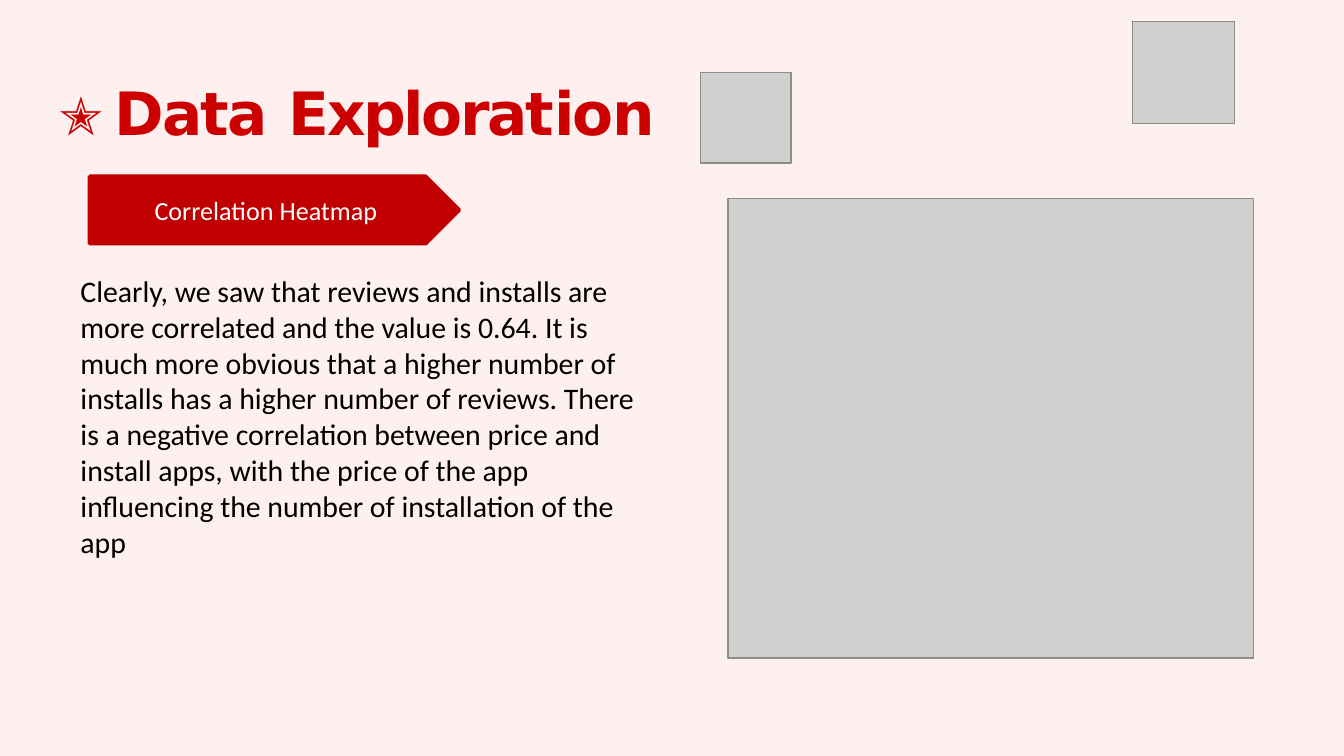
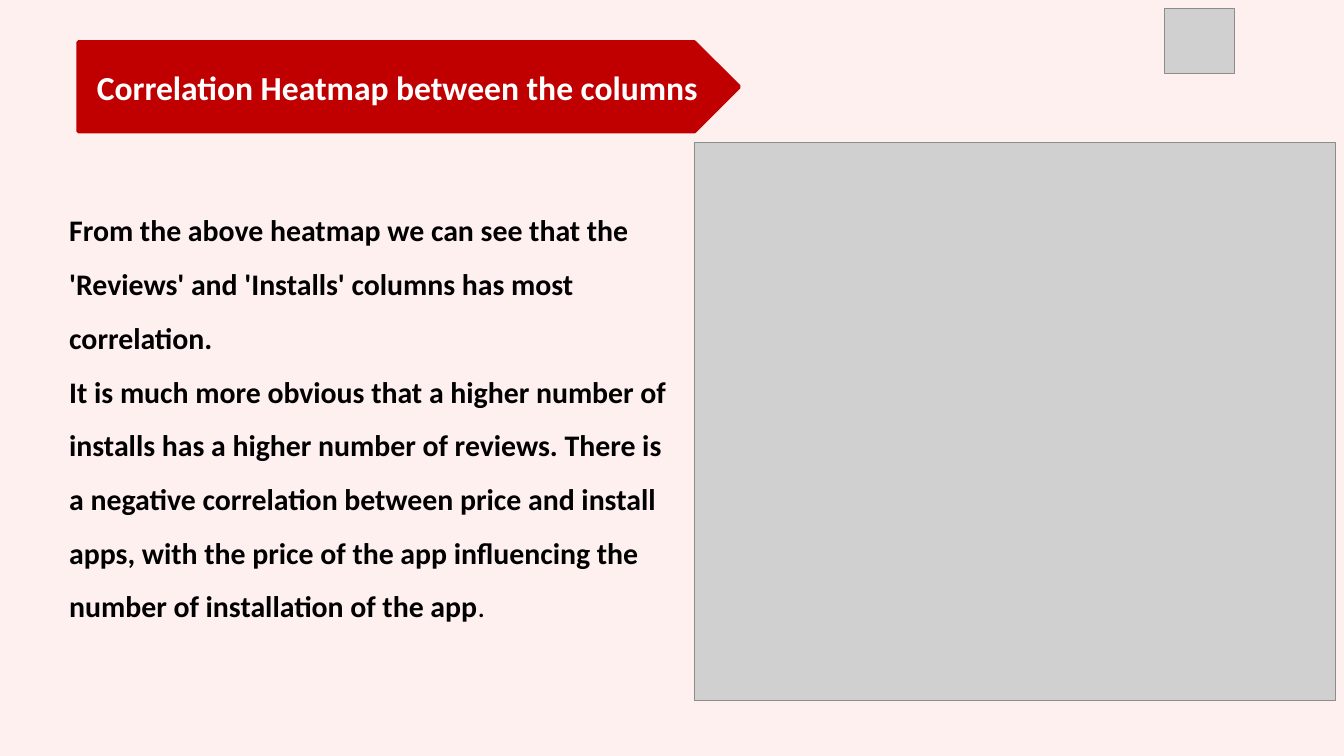
Before and after one commit to akriti0998/Play-store-data-analysis-, a slide deck: slide 15 of work of EDA Presentation.pptx (slide 12 before the commit). Drawn at 1344x756 pixels with LibreOffice and Linux fonts; fonts in the diff are those of the drawing; grey boxes stand for pictures; background and template pictures are left out. Boxes give left, top, right and bottom in pixels: in the first picture for what was removed or moved away, otherwise in the second. Text is boxed around its words. In the diff, an @@ line names an element or a change of style, - is before the commit and + after.

```diff
--- a/work of EDA Presentation.pptx
+++ b/work of EDA Presentation.pptx
@@ picture resized from (x1=1132, y1=22, x2=1234, y2=124) to (x1=1165, y1=8, x2=1235, y2=74) @@
@@ pentagon arrow "Correlation Heatmap between the columns" resized from (x1=90, y1=176, x2=460, y2=243) to (x1=78, y1=42, x2=739, y2=132) @@
@@ text in pentagon arrow at (x1=97, y1=76, x2=698, y2=106): text changed; size 14 to 18 pt; bold on @@
-Correlation Heatmap
+Correlation Heatmap between the columns
@@ text removed at (x1=115, y1=89, x2=655, y2=147) @@
-✭ Data Exploration
@@ picture removed at (x1=700, y1=73, x2=792, y2=163) @@
@@ picture resized from (x1=728, y1=199, x2=1254, y2=659) to (x1=695, y1=142, x2=1336, y2=700) @@
@@ text at (x1=69, y1=220, x2=665, y2=622): text changed; bold on @@
-Clearly, we saw that reviews and installs are more correlated and the value is 0.64. It is much more obvious that a higher number of installs has a higher number of reviews. There is a negative correlation between price and install apps, with the price of the app influencing the number of installation of the app
+From the above heatmap we can see that the 'Reviews' and 'Installs' columns has most correlation.
+It is much more obvious that a higher number of installs has a higher number of reviews. There is a negative correlation between price and install apps, with the price of the app influencing the number of installation of the app.
```
Also in this commit, not shown: 11 other slides changed, 18 slides added, 1 slide removed.
